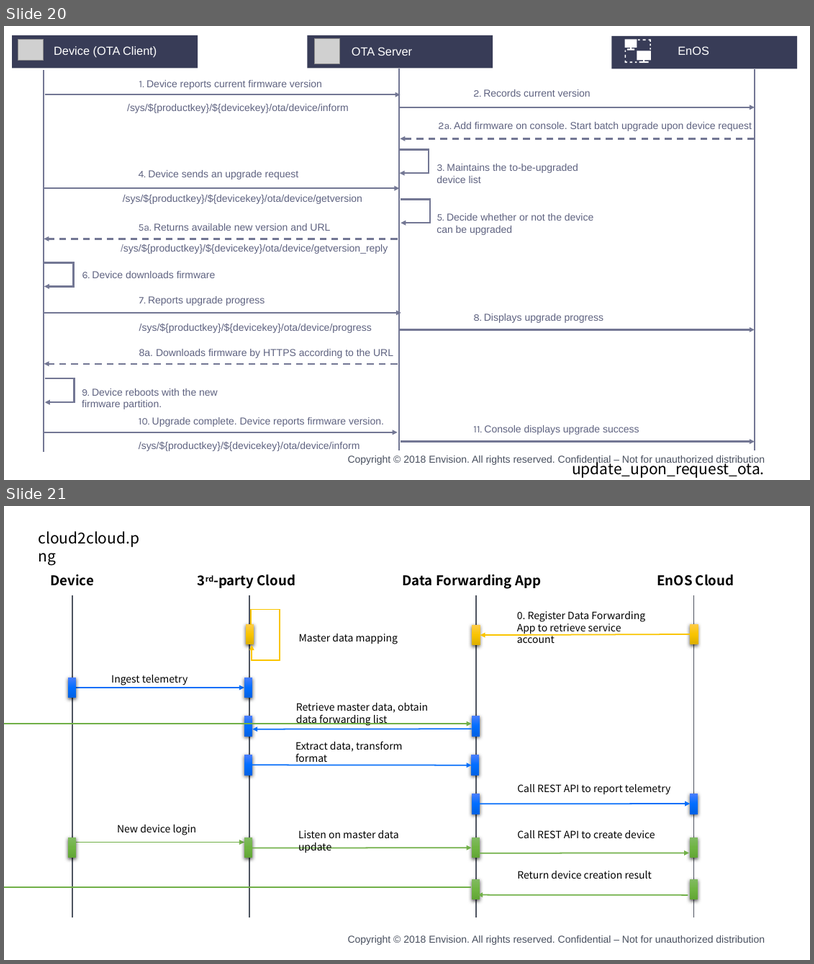
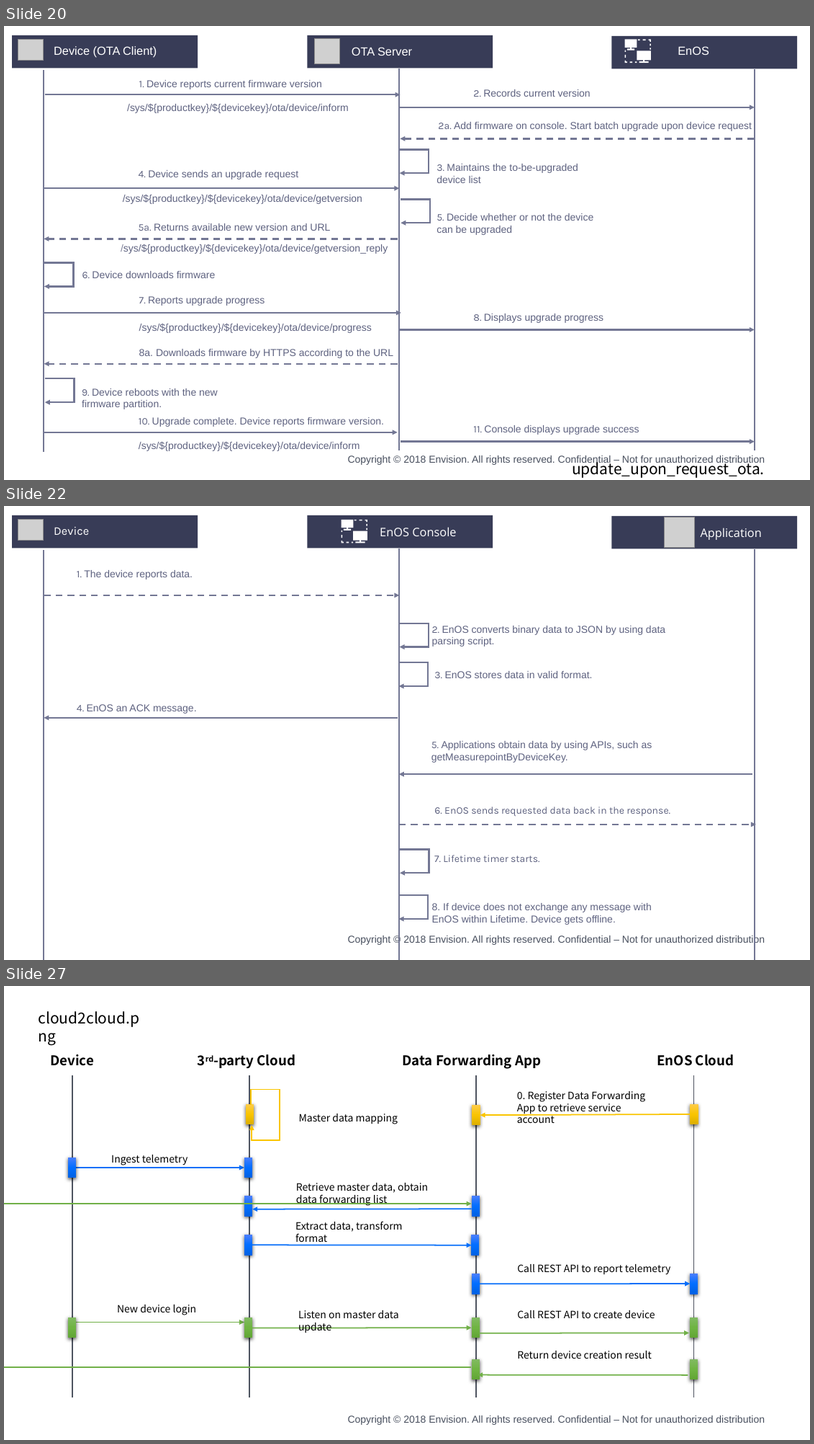
Before and after one commit to kikuchiyo/device_connection_en, a slide deck: media/device_en.pptx. Shown one above the other, each under a label of ours: slides 20 and 21 before the commit, slides 20, 22 and 27 after it; the slides between them are not shown. The pictures are 814x964 and 814x1444 pixels, drawn with LibreOffice and Linux fonts; fonts in the diff are those of the drawing; grey boxes stand for pictures; background and template pictures are left out. Boxes give left, top, right and bottom in pixels: in the first picture for what was removed or moved away, otherwise in the second. Text is boxed around its words. In the diff, an @@ line names an element or a change of style, - is before the commit and + after.

```diff
--- a/media/device_en.pptx
+++ b/media/device_en.pptx
@@ slide 22 added at [4, 506, 810, 960], background #FFFFFF; not listed: 1 template element that a slide beside it also shows @@
@@ group added at [12, 515, 797, 960]: 11 texts, 7 lines, 4 elbow arrows, 4 arrows, 3 rectangles, 2 pictures, 1 freeform shape @@
+Device
+Application
+1. The device reports data.
+2. EnOS converts binary data to JSON by using data parsing script.
+3. EnOS stores data in valid format.
+EnOS Console
+4. EnOS an ACK message.
+8. If device does not exchange any message with EnOS within Lifetime. Device gets offline.
+7. Lifetime timer starts.
+5. Applications obtain data by using APIs, such as getMeasurepointByDeviceKey.
+6. EnOS sends requested data back in the response.
@@ what was slide 21 is now slide 27 @@
```
Also in this commit, not shown: 7 other slides added, 24 other files.
